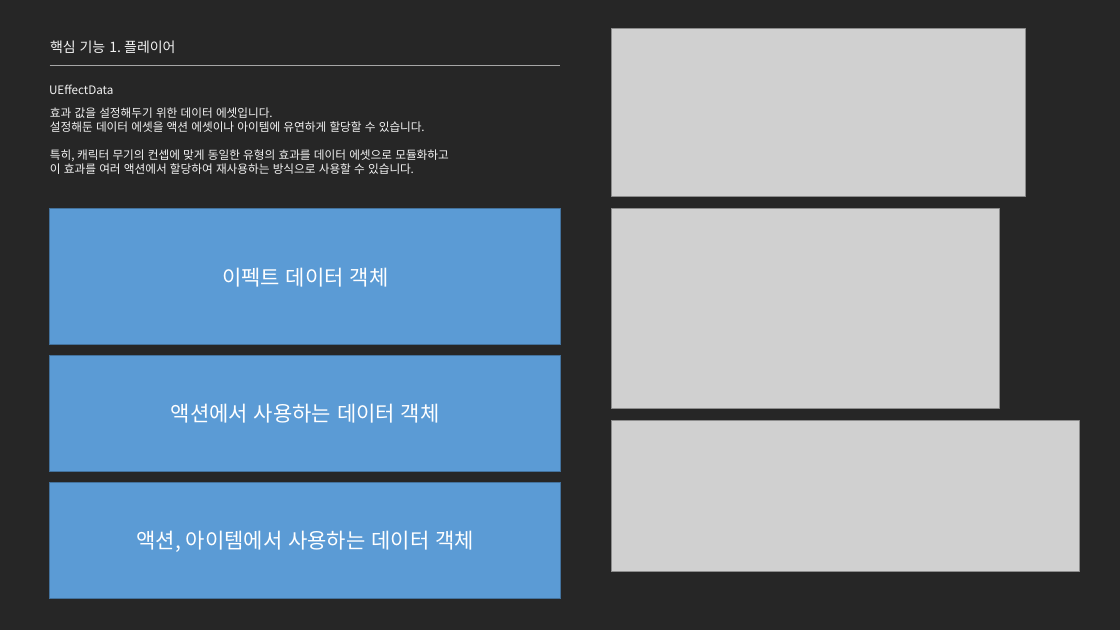
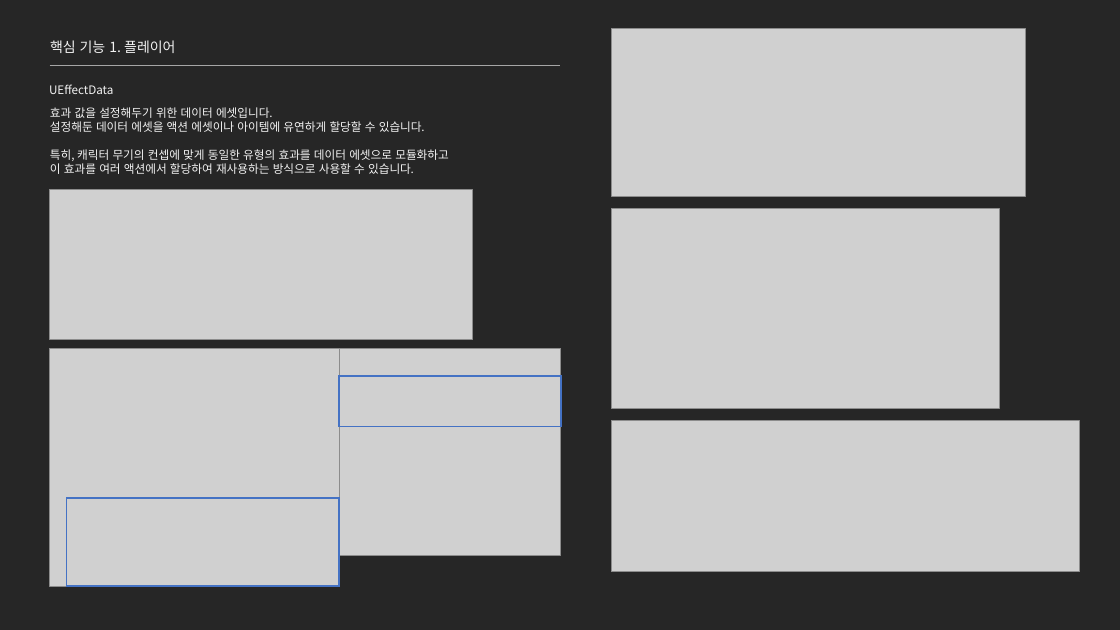
Before and after one commit to jhk0701/project-ARPGHunter, a slide deck: slide 10 of Docs/UnrealEngine_문서_김정환.pptx. Drawn at 1120x630 pixels with LibreOffice and Linux fonts; fonts in the diff are those of the drawing; grey boxes stand for pictures. Boxes give left, top, right and bottom in pixels: in the first picture for what was removed or moved away, otherwise in the second. Text is boxed around its words. In the diff, an @@ line names an element or a change of style, - is before the commit and + after.

Commit message:
Docs: 문서 업데이트

```diff
--- a/Docs/UnrealEngine_문서_김정환.pptx
+++ b/Docs/UnrealEngine_문서_김정환.pptx
@@ rectangle removed at [50,208,561,344] @@
-이펙트 데이터 객체
@@ picture added at [50,190,472,340] @@
@@ rectangle removed at [50,355,561,472] @@
-액션에서 사용하는 데이터 객체
@@ picture added at [50,349,339,586] @@
@@ picture added at [339,349,561,555] @@
@@ rectangle added at [339,376,561,426], outline #4472C4 1.5 pt @@
@@ rectangle removed at [50,482,561,598] @@
-액션, 아이템에서 사용하는 데이터 객체
@@ rectangle added at [66,498,339,586], outline #4472C4 1.5 pt @@
```
Also in this commit, not shown: 15 other slides changed, 15 other files.
